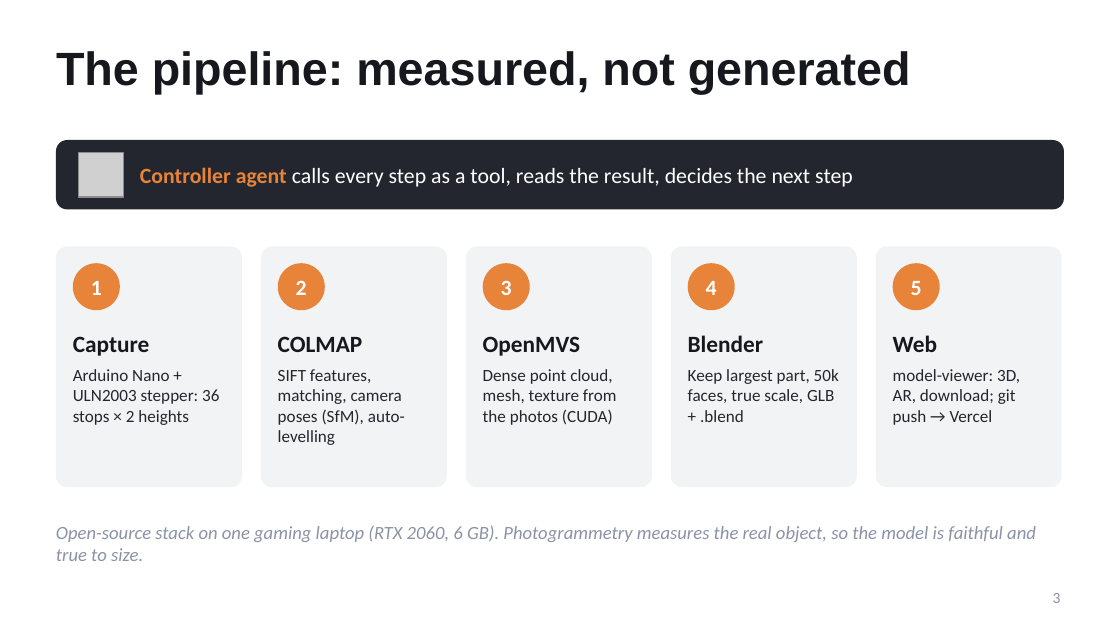
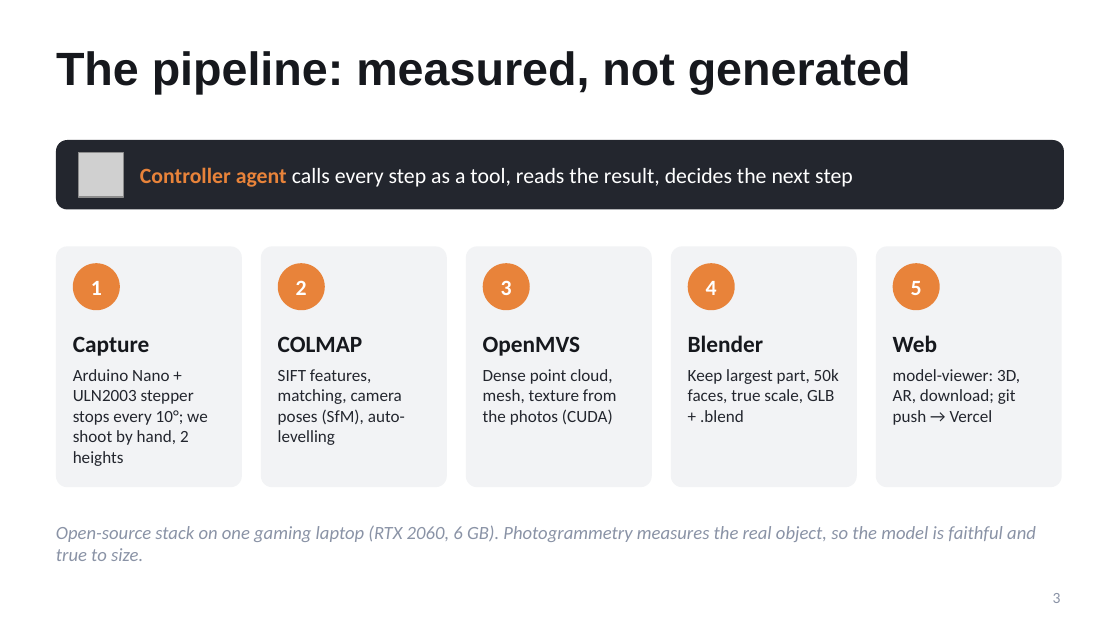
Before and after one commit to molnaristud-arch/r3Dy, a slide deck: slide 3 of presentation/r3Dy-pitch.pptx. Drawn at 1120x630 pixels with LibreOffice and Linux fonts; fonts in the diff are those of the drawing; grey boxes stand for pictures. Boxes give left, top, right and bottom in pixels: in the first picture for what was removed or moved away, otherwise in the second. Text is boxed around its words. In the diff, an @@ line names an element or a change of style, - is before the commit and + after.

Commit message:
Docs: capture with the Arduino turntable and manual shutter (no buzzer)

```diff
--- a/presentation/r3Dy-pitch.pptx
+++ b/presentation/r3Dy-pitch.pptx
@@ text at (73,369,208,466): text changed @@
-Arduino Nano + ULN2003 stepper: 36 stops × 2 heights
+Arduino Nano + ULN2003 stepper stops every 10°; we shoot by hand, 2 heights
```
Also in this commit, not shown: 1 other slide changed, 14 other files.
